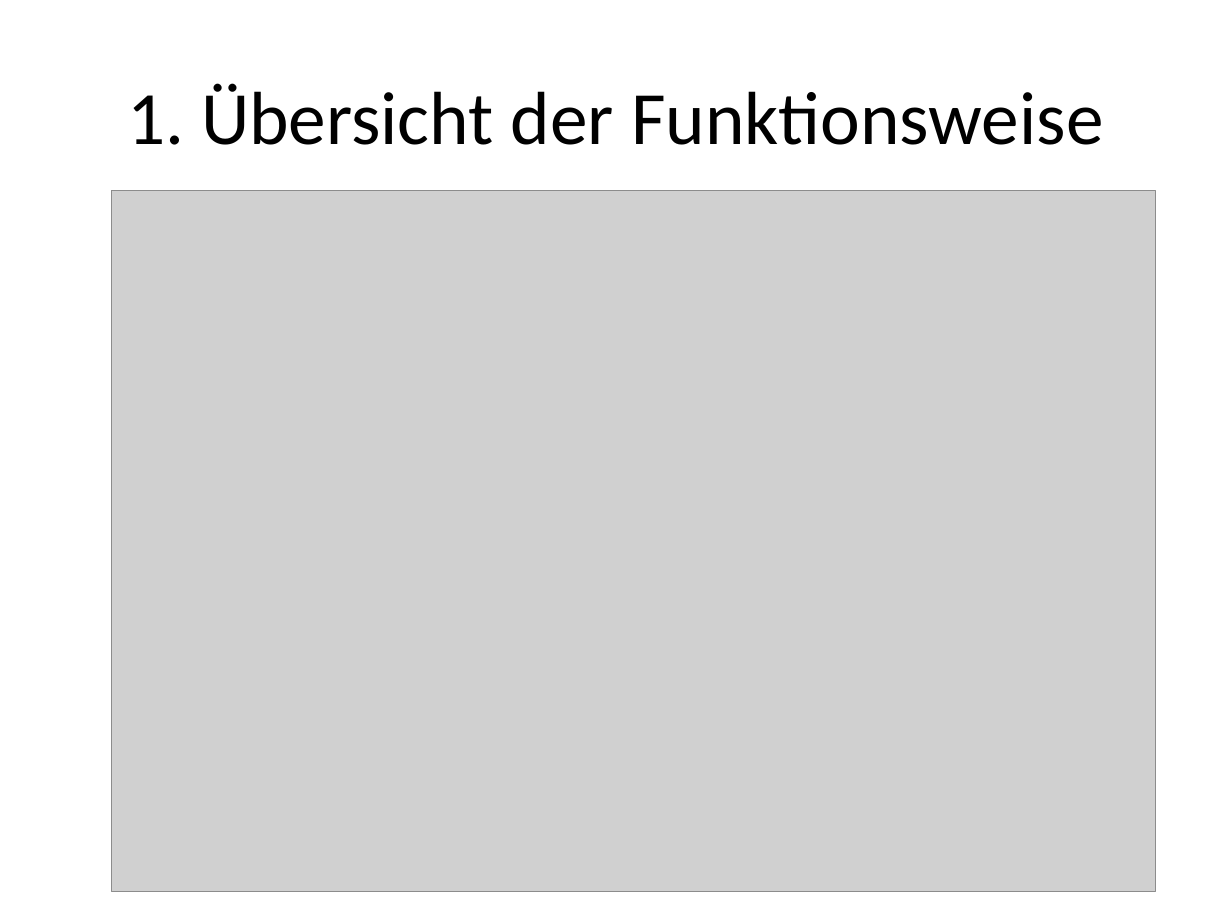
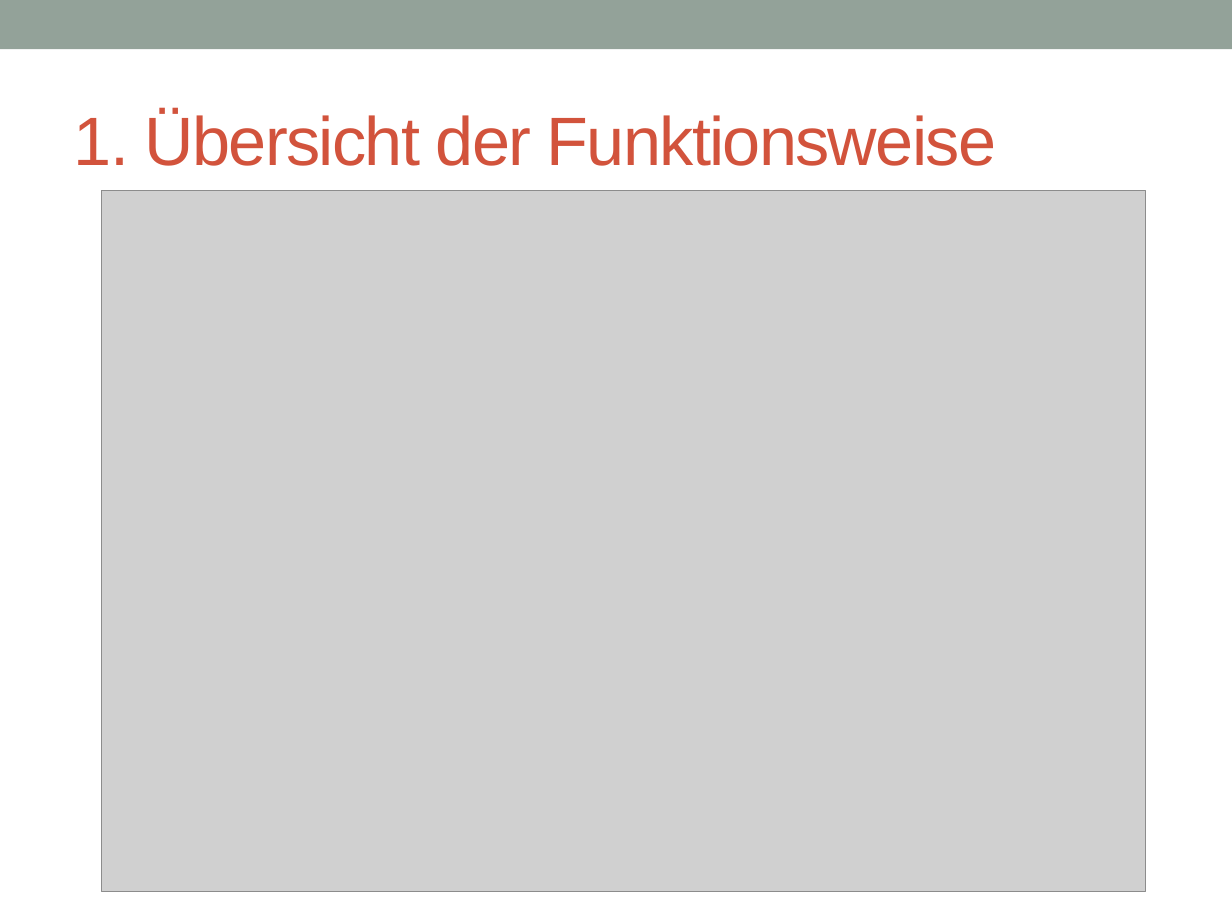
Before and after one commit to SWE-Projekt14/software-engineering, a slide deck: slide 3 of Präsentation/Softwareingeneering Präse V1.5.pptx. Drawn at 1232x924 pixels with LibreOffice and Linux fonts; fonts in the diff are those of the drawing; grey boxes stand for pictures. Boxes give left, top, right and bottom in pixels: in the first picture for what was removed or moved away, otherwise in the second. Text is boxed around its words. In the diff, an @@ line names an element or a change of style, - is before the commit and + after.

```diff
--- a/Präsentation/Softwareingeneering Präse V1.5.pptx
+++ b/Präsentation/Softwareingeneering Präse V1.5.pptx
@@ rectangle added at (x1=0, y1=0, x2=1232, y2=49), fill #93A299 @@
@@ title "1. Übersicht der Funktionsweise" moved from (x1=127, y1=83, x2=1103, y2=145) to (x1=74, y1=111, x2=996, y2=166) @@
@@ title "1. Übersicht der Funktionsweise" at (x1=74, y1=111, x2=996, y2=166): size 44 to 40 pt, font Calibri to Arial, text colour #000000 to #D2533C, letter spacing 0 to -1 pt; alignment centre to left @@
@@ picture moved from (x1=112, y1=191, x2=1156, y2=892) to (x1=102, y1=191, x2=1146, y2=892) @@
```
Also in this commit, not shown: 11 other slides changed, 4 other files.
